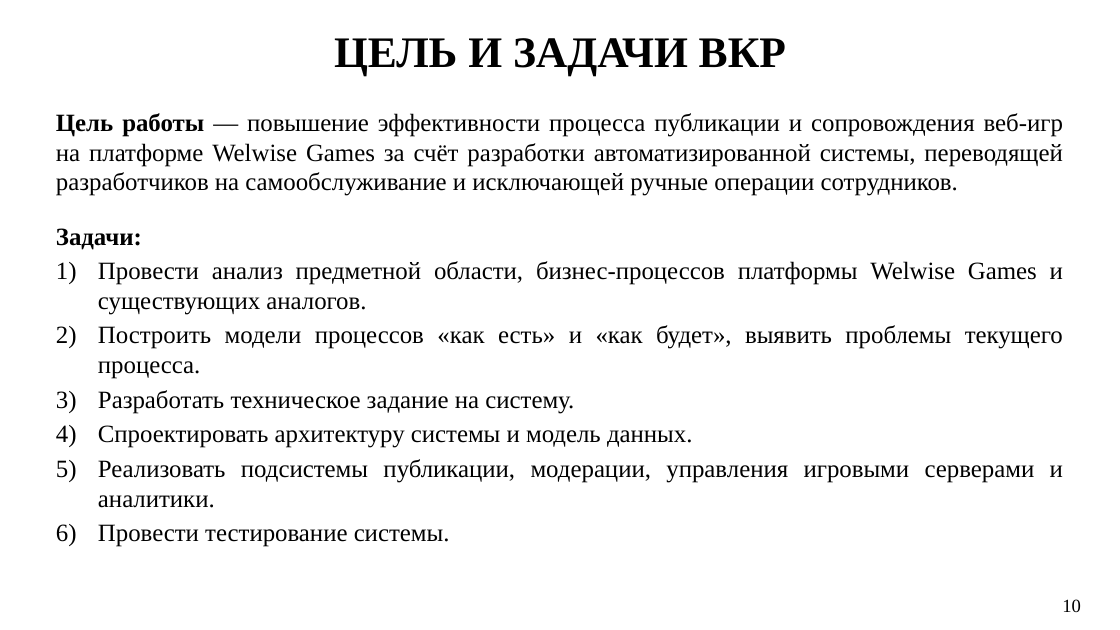
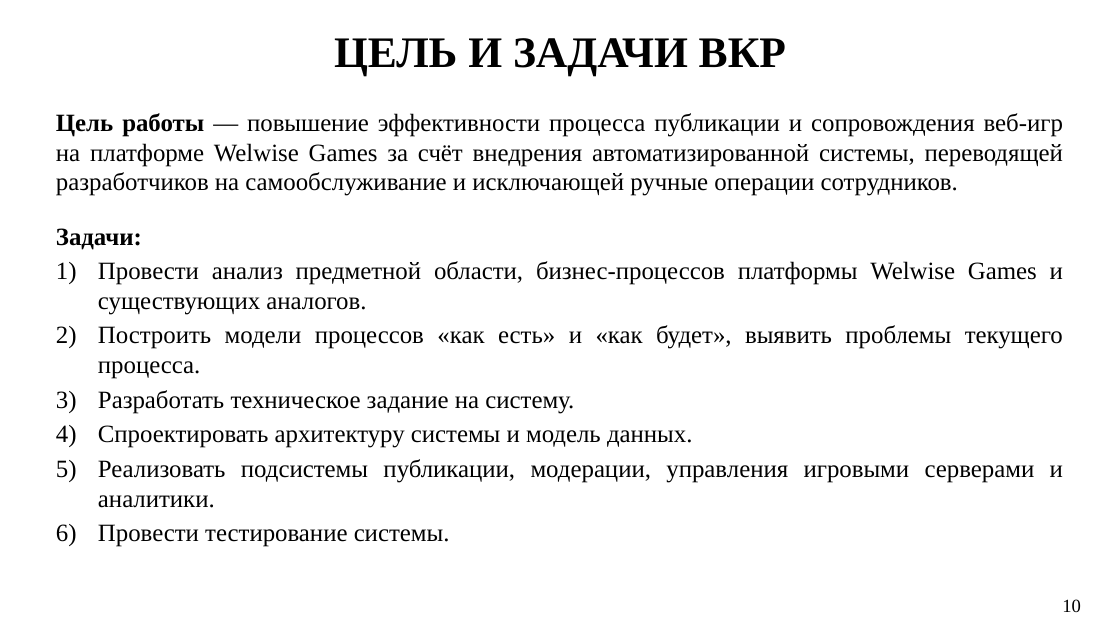
Before and after one commit to Be4Die/game-developer-hub, a slide deck: slide 10 of docs/Презентация_ВКР_Предзащита.pptx. Drawn at 1120x630 pixels with LibreOffice and Linux fonts; fonts in the diff are those of the drawing. Boxes give left, top, right and bottom in pixels: in the first picture for what was removed or moved away, otherwise in the second. Text is boxed around its words. In the diff, an @@ line names an element or a change of style, - is before the commit and + after.

```diff
--- a/docs/Презентация_ВКР_Предзащита.pptx
+++ b/docs/Презентация_ВКР_Предзащита.pptx
@@ text at box(56, 113, 1063, 196): text changed @@
-Цель работы — повышение эффективности процесса публикации и сопровождения веб‑игр на платформе Welwise Games за счёт разработки автоматизированной системы, переводящей разработчиков на самообслуживание и исключающей ручные операции сотрудников.
+Цель работы — повышение эффективности процесса публикации и сопровождения веб‑игр на платформе Welwise Games за счёт внедрения автоматизированной системы, переводящей разработчиков на самообслуживание и исключающей ручные операции сотрудников.
```
Also in this commit, not shown: 1 slide added, 4 other files.
